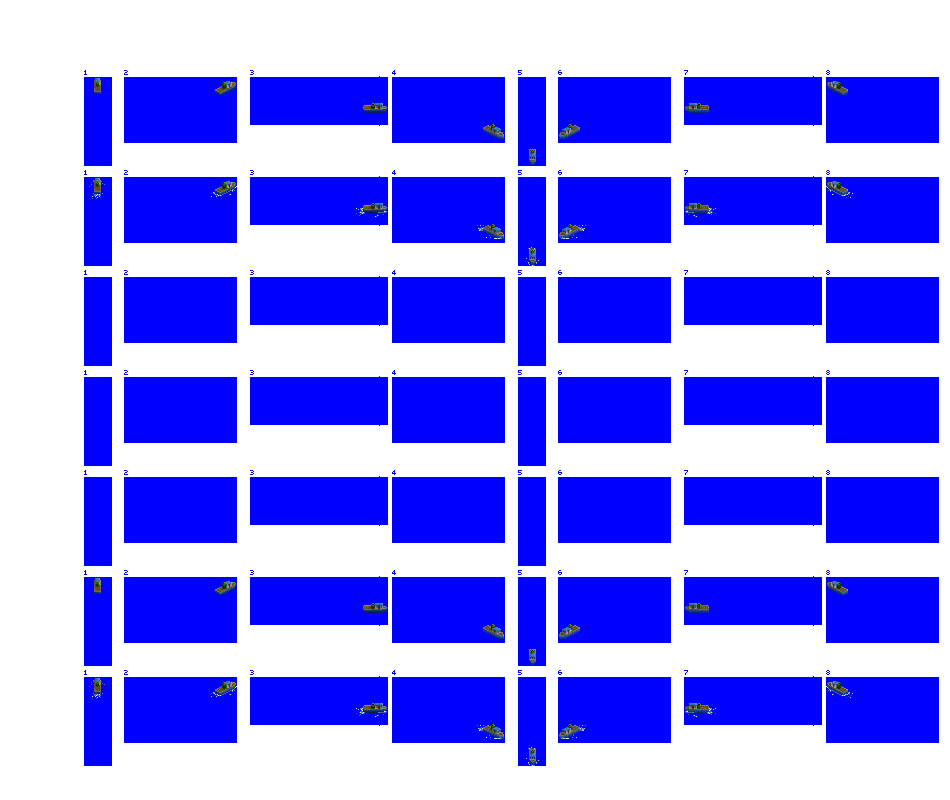
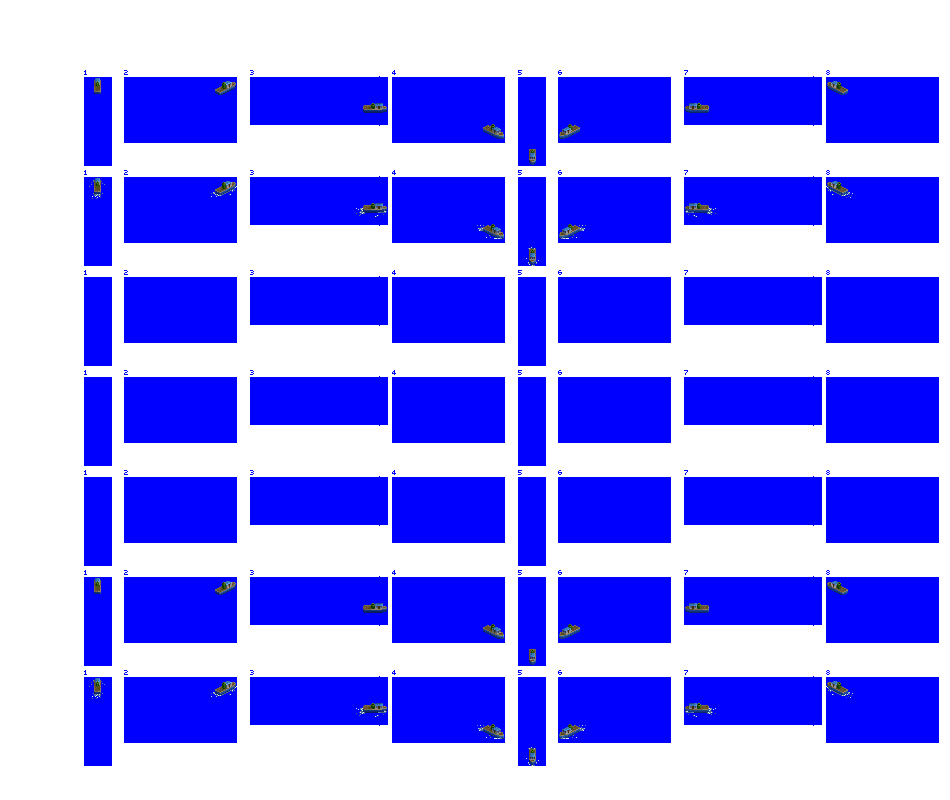
Comparing the layer stacks of the two 950 × 800 images. Changes:
renamed "tug + raft" to "tug", painted on it over [94, 78, 848, 762]
